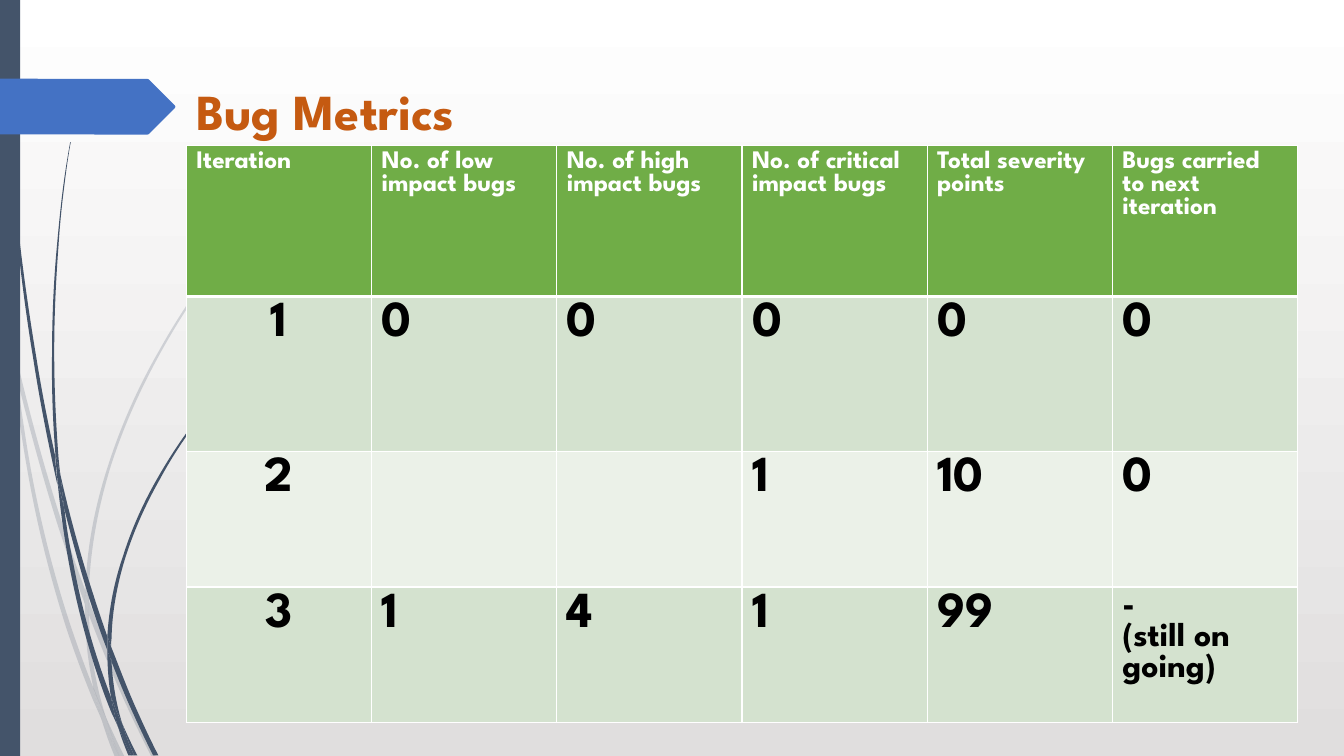
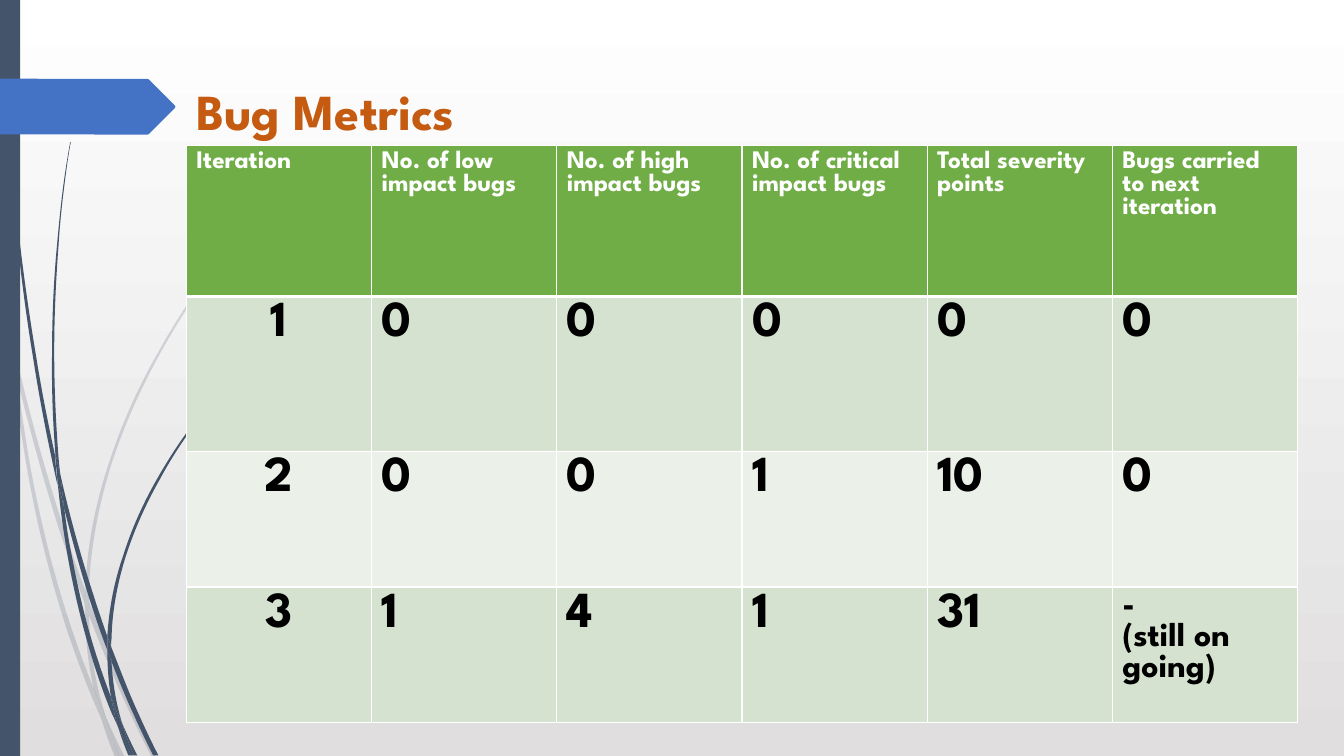
Before and after one commit to shreyasparbat/Location-Analytics-Project, a slide deck: slide 28 of Documents/Presentation/Project Management Review 4th October.pptx. Drawn at 1344x756 pixels with LibreOffice and Linux fonts; fonts in the diff are those of the drawing. Boxes give left, top, right and bottom in pixels: in the first picture for what was removed or moved away, otherwise in the second. Text is boxed around its words. In the diff, an @@ line names an element or a change of style, - is before the commit and + after.

```diff
--- a/Documents/Presentation/Project Management Review 4th October.pptx
+++ b/Documents/Presentation/Project Management Review 4th October.pptx
@@ table at box(187, 146, 1300, 723) @@
-row 3, column 2: 
+row 3, column 2: 0
-row 3, column 3: 
+row 3, column 3: 0
-row 4, column 5: 99
+row 4, column 5: 31
```
Also in this commit, not shown: 6 other slides changed, 3 other files.
